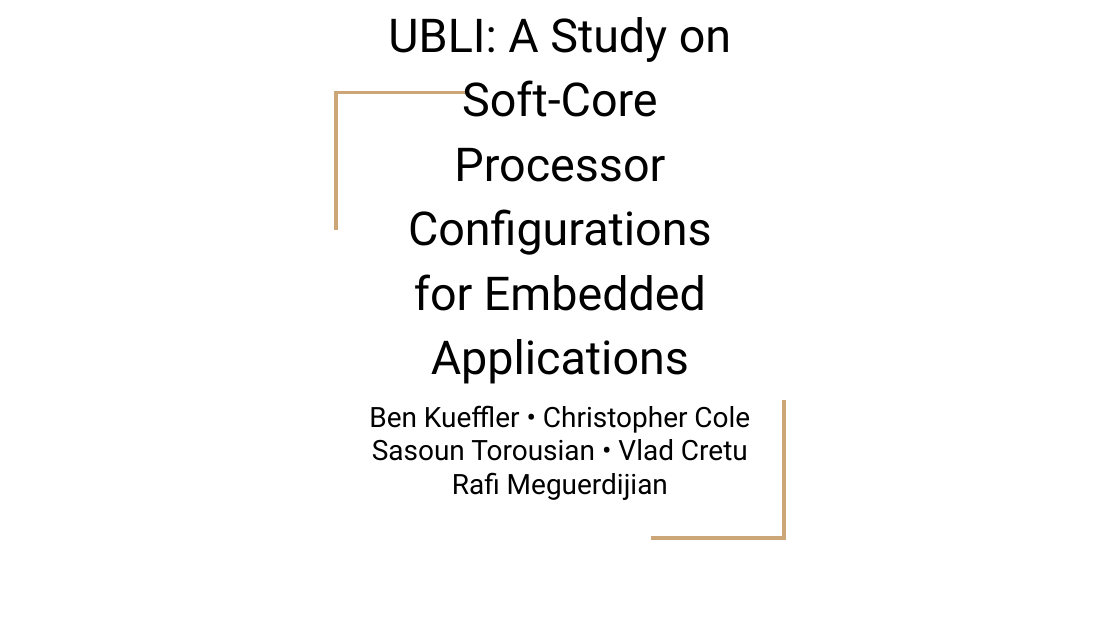
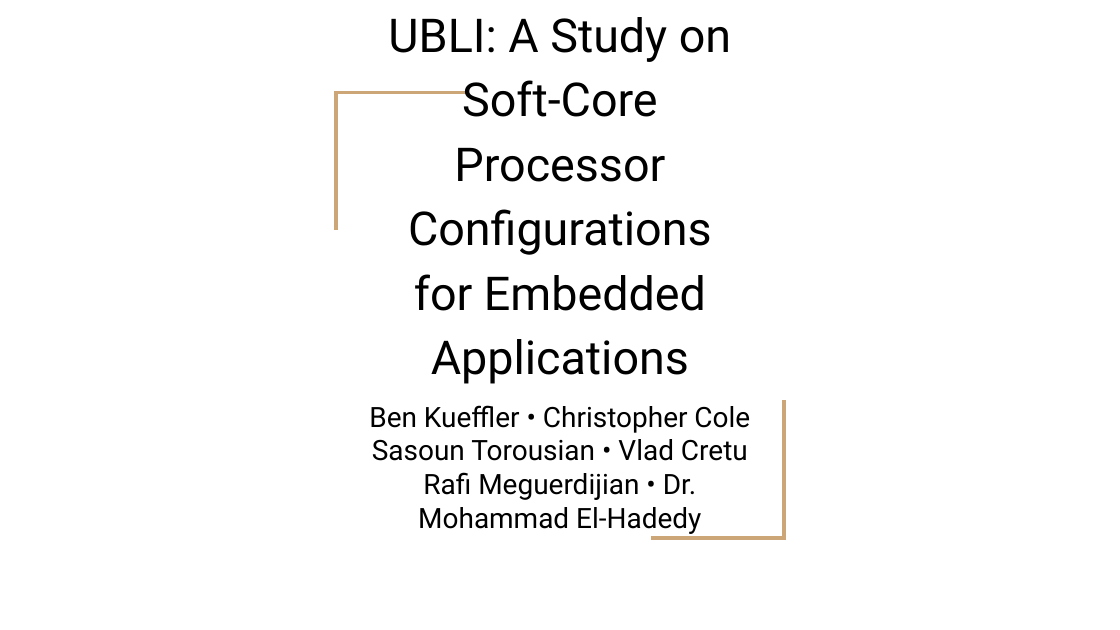
Before and after one commit to bkueffle/5850-Ublaze-Applications, a slide deck: slide 1 of doc/presentation.pptx. Drawn at 1120x630 pixels with LibreOffice and Linux fonts; fonts in the diff are those of the drawing. Boxes give left, top, right and bottom in pixels: in the first picture for what was removed or moved away, otherwise in the second. Text is boxed around its words. In the diff, an @@ line names an element or a change of style, - is before the commit and + after.

```diff
--- a/doc/presentation.pptx
+++ b/doc/presentation.pptx
@@ subtitle at (x1=418, y1=472, x2=701, y2=534): text changed @@
-Rafi Meguerdijian
+Rafi Meguerdijian • Dr. Mohammad El-Hadedy
```
Also in this commit, not shown: 8 other files.
